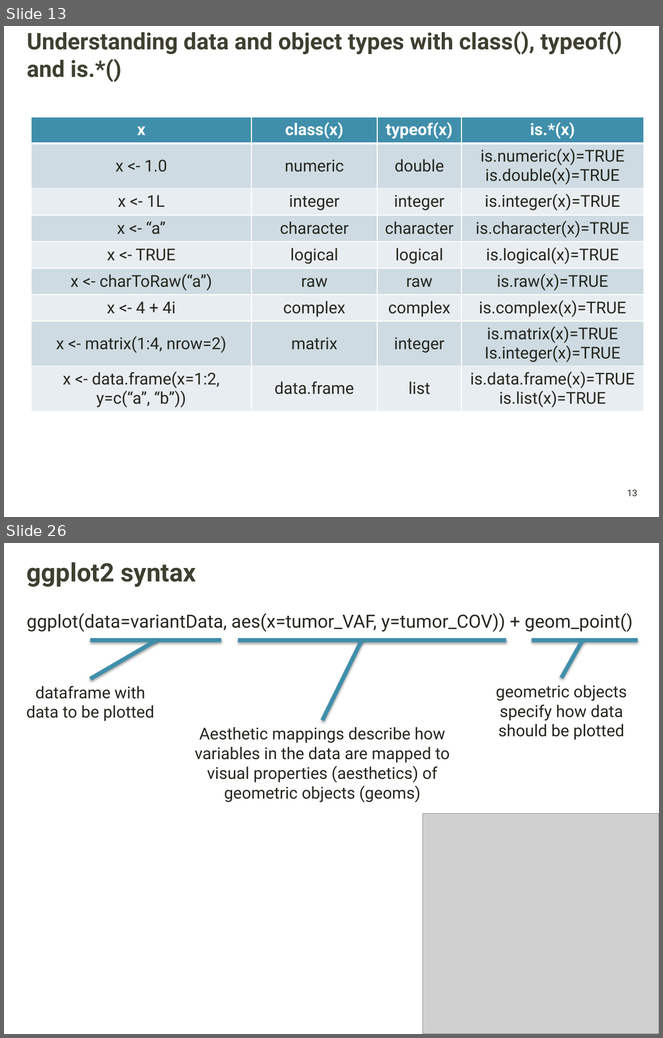
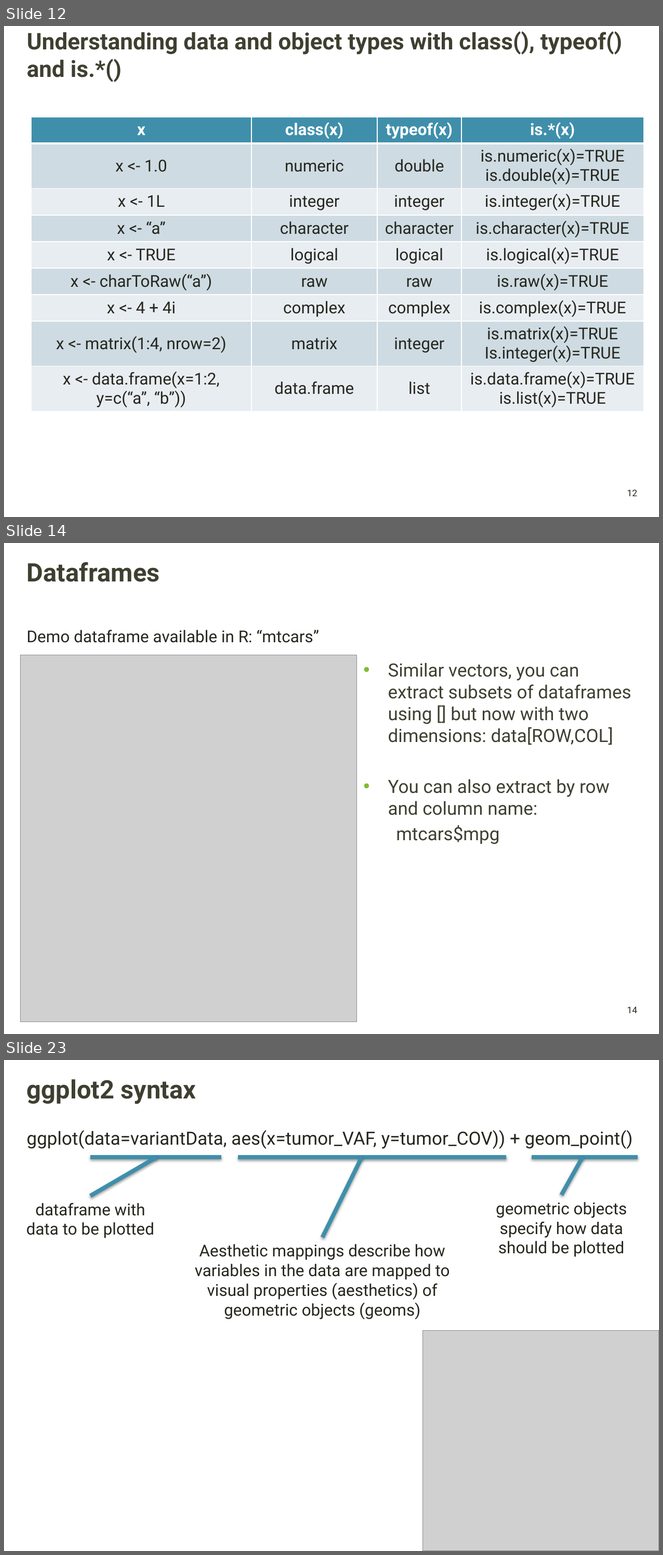
Before and after one commit to griffithlab/gen-viz-lectures, a slide deck: GenViz_Module2_Lecture.pptx. Shown one above the other, each under a label of ours: slides 13 and 26 before the commit, slides 12, 14 and 23 after it; the slides between them are not shown. The pictures are 663x1038 and 663x1555 pixels, drawn with LibreOffice and Linux fonts; fonts in the diff are those of the drawing; grey boxes stand for pictures; background and template pictures are left out. Boxes give left, top, right and bottom in pixels: in the first picture for what was removed or moved away, otherwise in the second. Text is boxed around its words. In the diff, an @@ line names an element or a change of style, - is before the commit and + after.

```diff
--- a/GenViz_Module2_Lecture.pptx
+++ b/GenViz_Module2_Lecture.pptx
@@ slide 14 added at <box>4,543,659,1034</box>, background picture (left out); not listed: 1 template element that a slide beside it also shows @@
@@ title added at <box>27,562,160,582</box>, 28 pt, text #3F3F32, bold @@
+Dataframes
@@ text added at <box>27,630,319,643</box>, 18 pt, text #26261E @@
+Demo dataframe available in R: “mtcars”
@@ picture added at <box>21,655,357,1022</box> @@
@@ text added at <box>388,663,631,845</box>, 20 pt, text #3F3F32 @@
+• Similar vectors, you can extract subsets of dataframes using [] but now with two dimensions: data[ROW,COL]
+• You can also extract by row and column name:
+mtcars$mpg
@@ what was slide 13 is now slide 12 @@
@@ page number at <box>627,490,638,497</box>: text changed @@
-13
+12
@@ what was slide 26 is now slide 23 @@
```
Also in this commit, not shown: 9 slides changed, 8 other slides added, 11 slides removed, 2 other files.
